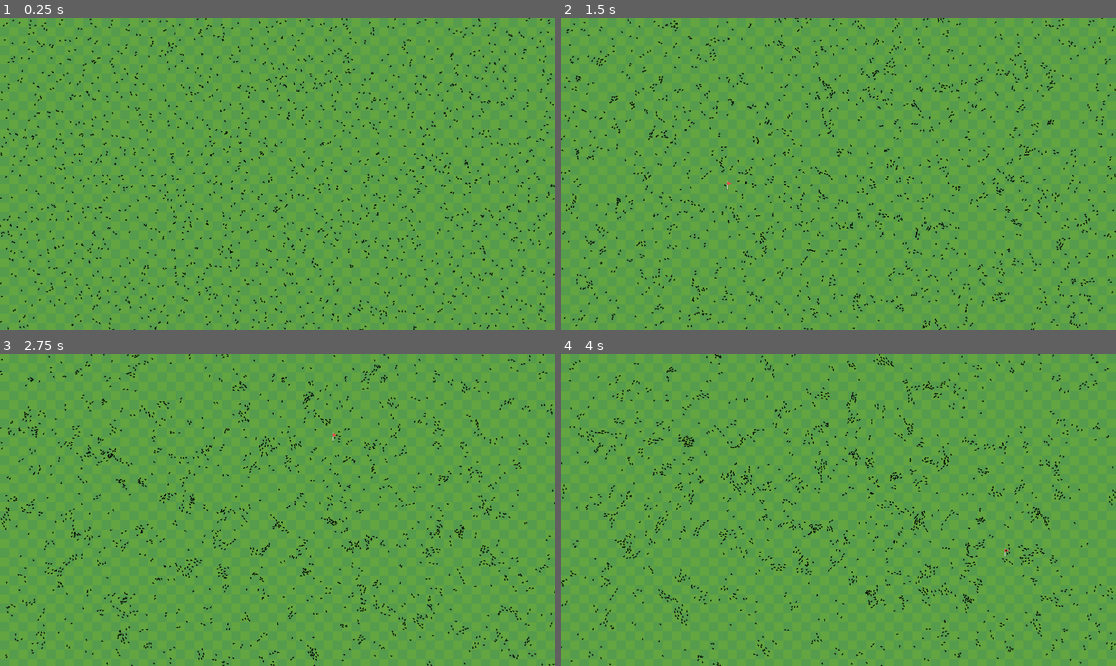
Above: before the commit, frames 1-4 (two rows, left to right).
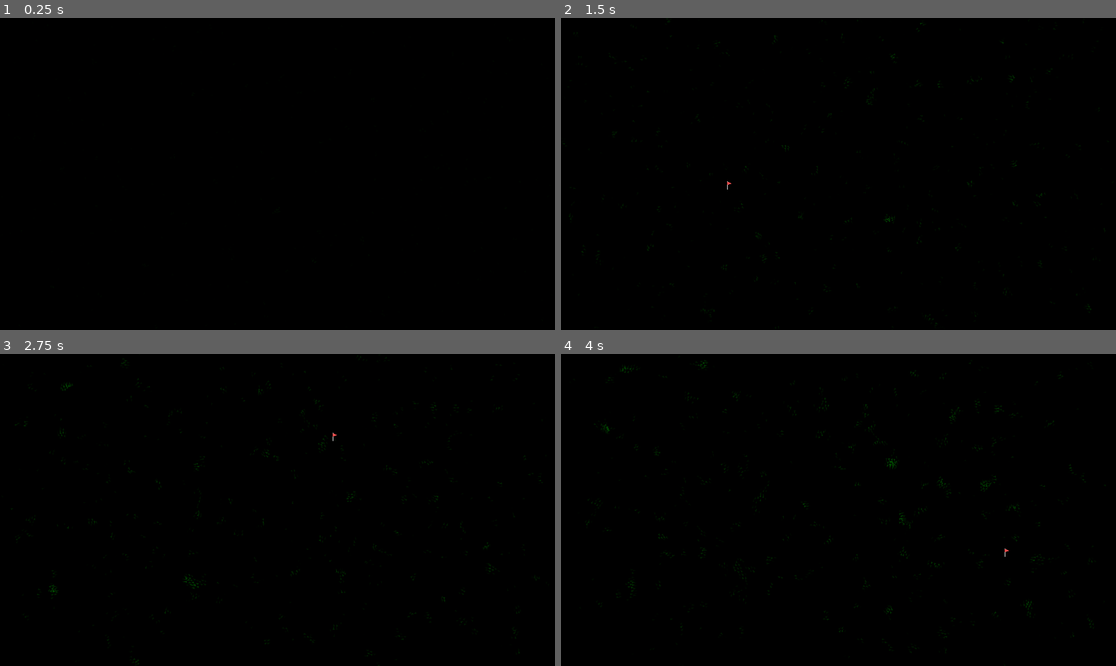
Above: after the commit, the same moments.

Repository: kyrick/godot-boids-acceleration-structure
Game: Godot game, scene res://Levels/RandomSpawn/RandomSpawn.tscn
Two runs of this game, one before a commit and one after it. Both use one fixed random seed, a clock stepped at 60 frames per second and the inputs below.
Inputs (mouse positions are in pixels of both pictures, inside the frame that each line leads up to):
- Up to frame 1 (0.25 s): no input
- Up to frame 2 (1.5 s): move the mouse to (960, 158) at 0.52 s; click (960, 158) at 0.67 s; move the mouse to (727, 189) at 1.27 s; click (727, 189) at 1.42 s
- Up to frame 3 (2.75 s): move the mouse to (333, 441) at 2.02 s; click (333, 441) at 2.17 s
- Up to frame 4 (4 s): move the mouse to (810, 572) at 2.77 s; click (810, 572) at 2.92 s; move the mouse to (1005, 556) at 3.52 s; click (1005, 556) at 3.67 s

The runs differ from the first frame. In frame 1, 99% of the frame differs, in the area x 0-100%, y 0-100%; in frame 2, 99%; in frame 3, 99%; in frame 4, 99%.

Commit message:
background is now black and crow boids fade out

Diff:
--- a/Actors/Boid/Boid.gd
+++ b/Actors/Boid/Boid.gd
@@ -16,7 +16,7 @@
 var _velocity: Vector2 setget velocity_set, velocity_get
 
 var _accel_struct
-
+var _flock_size: int = 0
 
 func _ready():
 	randomize()
@@ -52,6 +52,7 @@
 	var cohesion_vector = vectors[0] * cohesion_force
 	var align_vector = vectors[1] * algin_force
 	var separation_vector = vectors[2] * separation_force
+	_flock_size = vectors[3]
 
 	var acceleration = align_vector + max_speed * (cohesion_vector + separation_vector + mouse_vector)
 
@@ -89,7 +90,7 @@
 		var center_speed = (position.distance_to(flock_center) / view_distance)
 		center_vector = center_dir * center_speed
 
-	return [center_vector, align_vector, avoid_vector]
+	return [center_vector, align_vector, avoid_vector, flock_size]
 
 
 func get_random_target():
--- a/Actors/Crow/Crow.gd
+++ b/Actors/Crow/Crow.gd
@@ -1,4 +1,13 @@
 extends "res://Actors/Boid/Boid.gd"
+
+var _highlight = 0.0
 
 func _process(_delta):
 	look_at(global_position + _velocity)
+
+	if _flock_size and _highlight < _flock_size / 20.0:
+		_highlight += _flock_size / 1000.0
+	elif _highlight > 0:
+		_highlight -= 0.01
+
+	$Sprite.modulate = Color(0, _highlight, 0)
--- a/Actors/Crow/Crow.tscn
+++ b/Actors/Crow/Crow.tscn
@@ -1,14 +1,14 @@
 [gd_scene load_steps=3 format=2]
 
 [ext_resource path="res://Actors/Crow/Crow.gd" type="Script" id=1]
-[ext_resource path="res://Actors/Crow/sprites/arrow.png" type="Texture" id=2]
+[ext_resource path="res://Actors/Crow/sprites/arrow3.png" type="Texture" id=2]
 
 [node name="Crow" type="Node2D"]
 script = ExtResource( 1 )
 __meta__ = {
 "_editor_description_": ""
 }
-max_speed = 65.0
+max_speed = 50.0
 mouse_follow_force = 0.01
 cohesion_force = 0.2
 algin_force = 0.5
@@ -17,7 +17,7 @@
 avoid_distance = 10.0
 
 [node name="Sprite" type="Sprite" parent="."]
-position = Vector2( 0.975628, -3.46613e-15 )
+position = Vector2( 1.61354, 2.23908e-13 )
 rotation = 1.5708
 scale = Vector2( 0.4, 0.4 )
 texture = ExtResource( 2 )
--- a/Levels/RandomSpawn/RandomSpawn.tscn
+++ b/Levels/RandomSpawn/RandomSpawn.tscn
@@ -1,6 +1,6 @@
 [gd_scene load_steps=5 format=2]
 
-[ext_resource path="res://Levels/common/GroundTileSet.tres" type="TileSet" id=1]
+[ext_resource path="res://Levels/common/black_tiles.tres" type="TileSet" id=1]
 [ext_resource path="res://Actors/Crow/Crow.tscn" type="PackedScene" id=2]
 [ext_resource path="res://Actors/MarkerFlag/MarkerFlag.tscn" type="PackedScene" id=3]
 [ext_resource path="res://Levels/RandomSpawn/RandomSpawn.gd" type="Script" id=4]
--- /dev/null
+++ b/Levels/common/black_tiles.tres
@@ -0,0 +1,15 @@
+[gd_resource type="TileSet" load_steps=2 format=2]
+
+[ext_resource path="res://Levels/common/black_tile.png" type="Texture" id=1]
+
+[resource]
+0/name = "black_tile.png 0"
+0/texture = ExtResource( 1 )
+0/tex_offset = Vector2( 0, 0 )
+0/modulate = Color( 1, 1, 1, 1 )
+0/region = Rect2( 0, 0, 64, 64 )
+0/tile_mode = 0
+0/occluder_offset = Vector2( 0, 0 )
+0/navigation_offset = Vector2( 0, 0 )
+0/shapes = [  ]
+0/z_index = 0
--- a/project.godot
+++ b/project.godot
@@ -28,7 +28,7 @@
 
 [physics]
 
-common/physics_fps=10
+common/physics_fps=30
 common/enable_object_picking=false
 
 [rendering]
Binary file changed: Actors/Crow/sprites/arrow2.png
Binary file added: Actors/Crow/sprites/arrow3.png
Not shown, added: Actors/Crow/sprites/arrow3.png.import
Binary file added: Levels/common/black_tile.png
Not shown, added: Levels/common/black_tile.png.import
